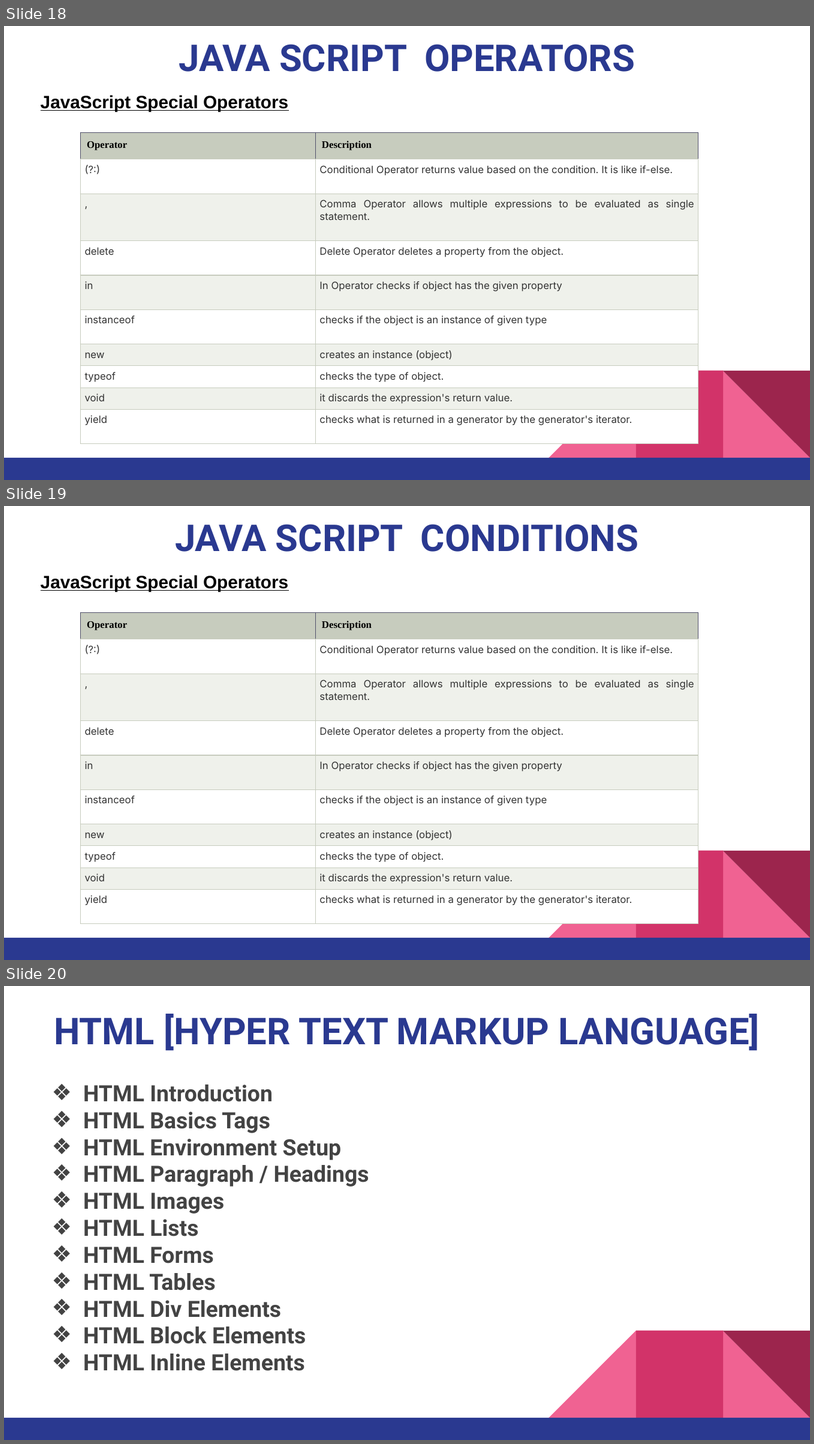
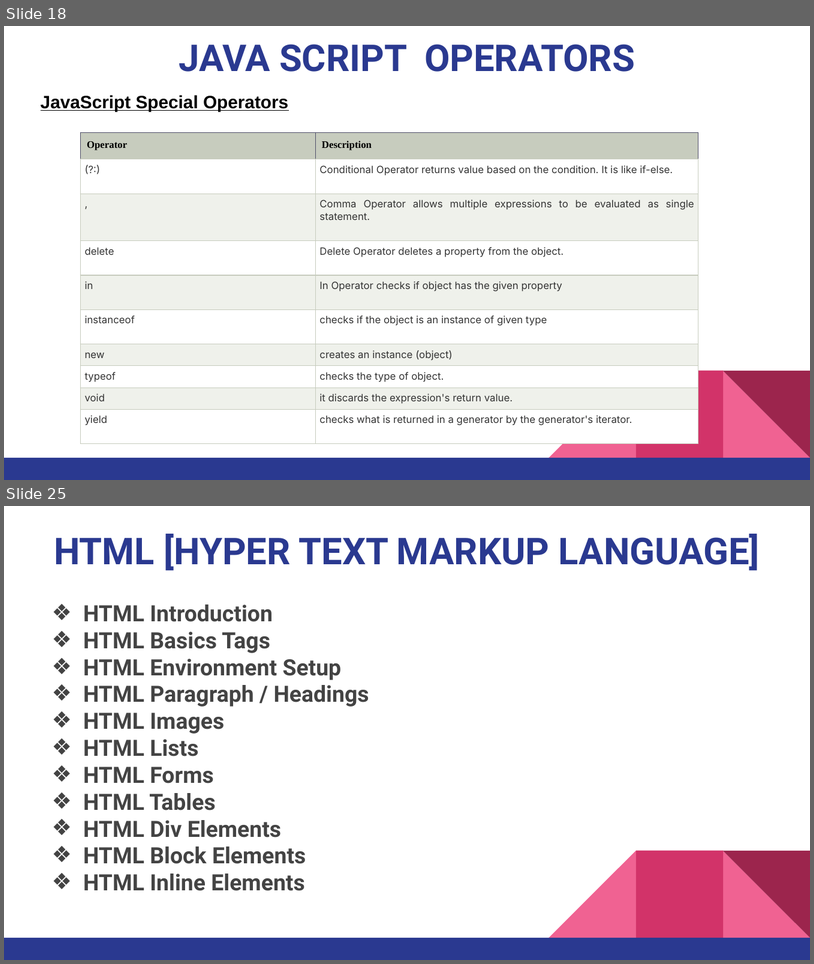
Before and after one commit to pnytrainingrepo/Webdevelopment, a slide deck: JavaScript.pptx. Shown one above the other, each under a label of ours: slides 18, 19 and 20 before the commit, slides 18 and 25 after it; the slides between them are not shown. The pictures are 814x1444 and 814x964 pixels, drawn with LibreOffice and Linux fonts; fonts in the diff are those of the drawing. Boxes give left, top, right and bottom in pixels: in the first picture for what was removed or moved away, otherwise in the second. Text is boxed around its words. In the diff, an @@ line names an element or a change of style, - is before the commit and + after.

```diff
--- a/JavaScript.pptx
+++ b/JavaScript.pptx
@@ slide 19 removed at box(4, 506, 810, 960), background #FFFFFF; not listed: 5 template elements that a slide beside it also shows @@
@@ title removed at box(175, 524, 639, 552) @@
-JAVA SCRIPT CONDITIONS
@@ text removed at box(41, 575, 288, 591) @@
-JavaScript Special Operators
@@ table removed at box(81, 612, 699, 923), 10 rows, 2 columns @@
-Operator | Description
-(?:) | Conditional Operator returns value based on the condition. It is like if-else.
-, | Comma Operator allows multiple expressions to be evaluated as single statement.
-delete | Delete Operator deletes a property from the object.
-in | In Operator checks if object has the given property
-instanceof | checks if the object is an instance of given type
-new | creates an instance (object)
-typeof | checks the type of object.
-void | it discards the expression's return value.
-yield | checks what is returned in a generator by the generator's iterator.
@@ what was slide 20 is now slide 25 @@
```
Also in this commit, not shown: 6 slides added, 1 other file.
